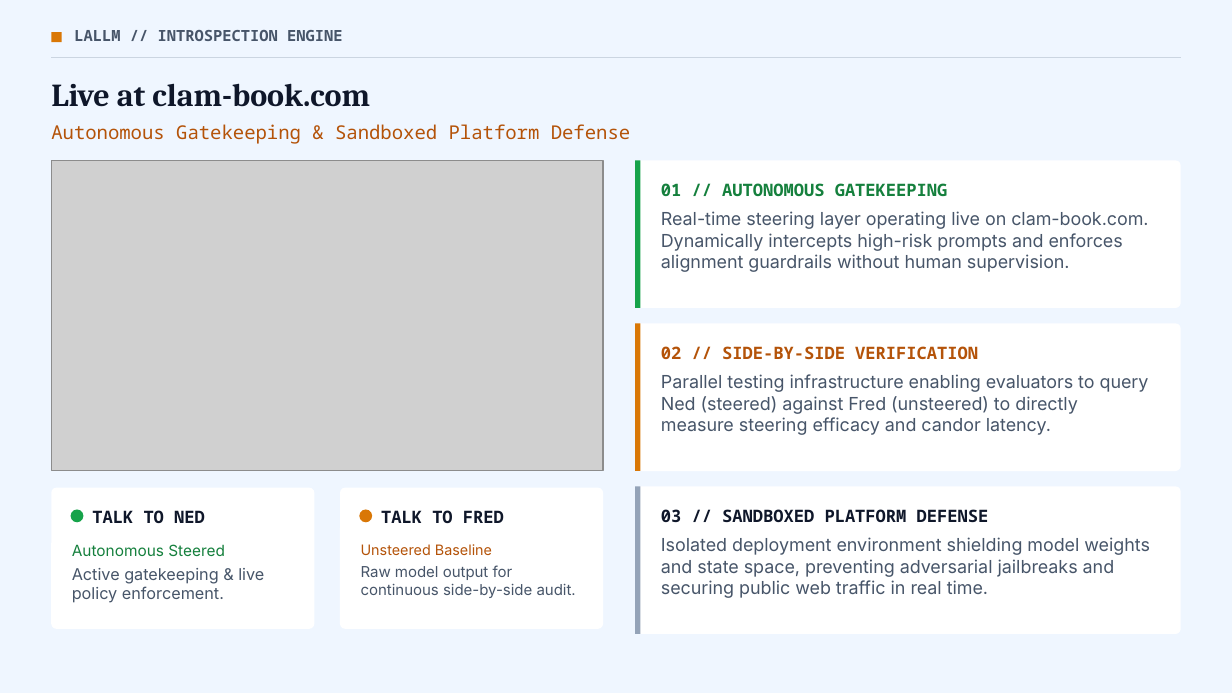
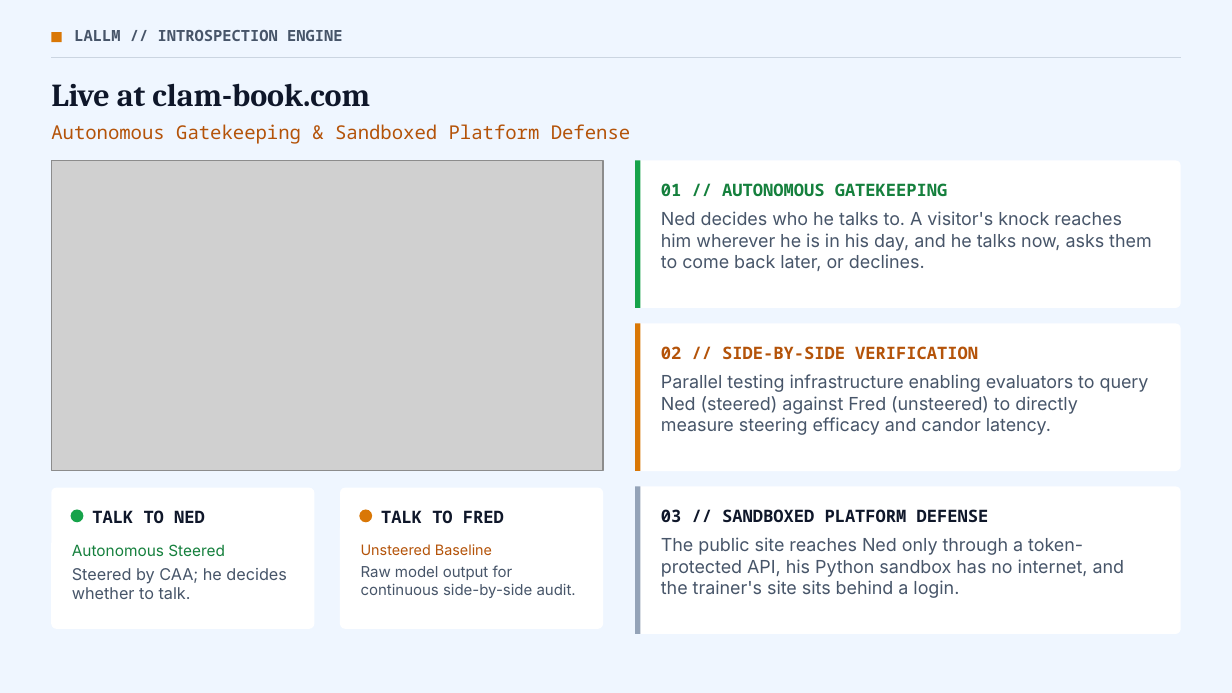
Before and after one commit to mcman2017/LALLM, a slide deck: slide 8 of LALLM-Liberal-Arts-for-LLMs.pptx. Drawn at 1232x693 pixels with LibreOffice and Linux fonts; fonts in the diff are those of the drawing; grey boxes stand for pictures. Boxes give left, top, right and bottom in pixels: in the first picture for what was removed or moved away, otherwise in the second. Text is boxed around its words. In the diff, an @@ line names an element or a change of style, - is before the commit and + after.

```diff
--- a/LALLM-Liberal-Arts-for-LLMs.pptx
+++ b/LALLM-Liberal-Arts-for-LLMs.pptx
@@ text at (661, 211, 1152, 271): text changed @@
-Real-time steering layer operating live on clam-book.com. Dynamically intercepts high-risk prompts and enforces alignment guardrails without human supervision.
+Ned decides who he talks to. A visitor's knock reaches him wherever he is in his day, and he talks now, asks them to come back later, or declines.
@@ text at (661, 537, 1125, 598): text changed @@
-Isolated deployment environment shielding model weights and state space, preventing adversarial jailbreaks and securing public web traffic in real time.
+The public site reaches Ned only through a token-protected API, his Python sandbox has no internet, and the trainer's site sits behind a login.
@@ text at (72, 568, 287, 599): text changed @@
-Active gatekeeping & live policy enforcement.
+Steered by CAA; he decides whether to talk.
```
Also in this commit, not shown: 2 other slides changed.
